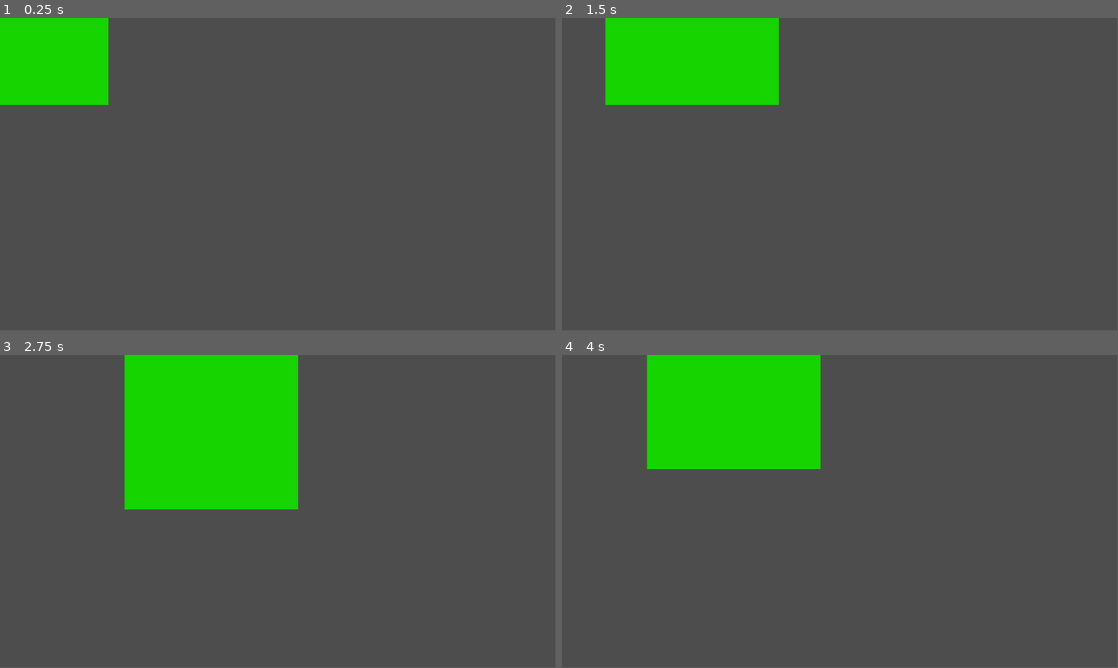
Above: before the commit, frames 1-4 (two rows, left to right).
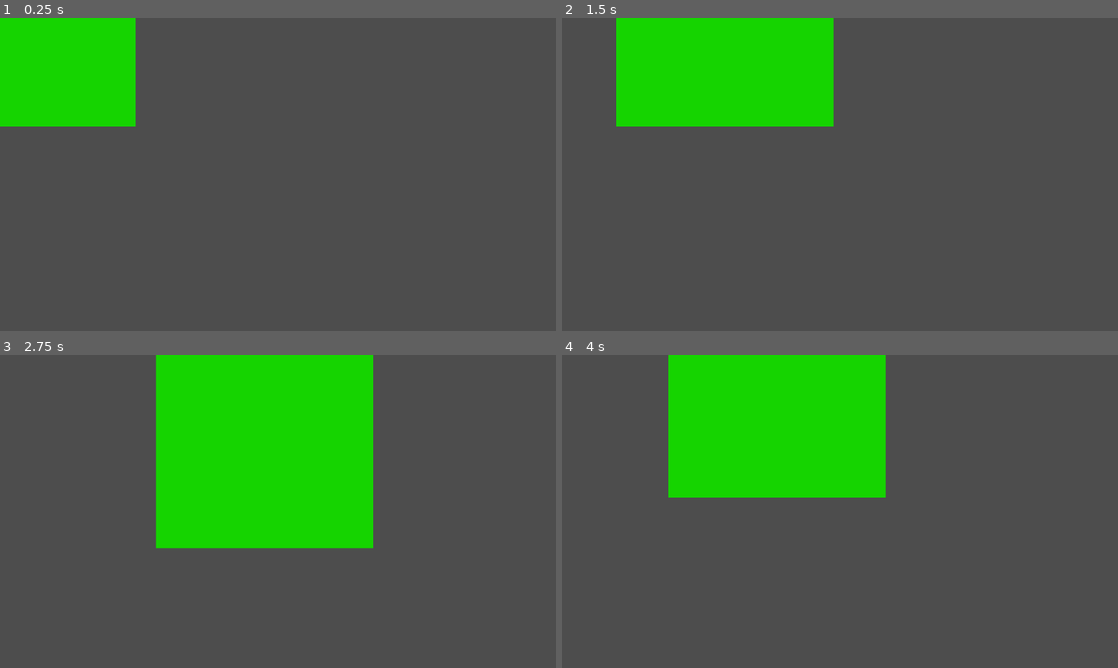
Above: after the commit, the same moments.

Repository: Mapachana/GlobalGameJam2024
Game: Godot game, scene res://escenas/personajes.tscn
Two runs of this game, one before a commit and one after it. Both use one fixed random seed, a clock stepped at 60 frames per second and the inputs below.
Inputs (mouse positions are in pixels of both pictures, inside the frame that each line leads up to):
- Up to frame 1 (0.25 s): no input
- Up to frame 2 (1.5 s): move the mouse to (962, 158) at 0.52 s; press the mouse at (962, 158) at 0.53 s; move the mouse to (728, 190) at 1.27 s; release the mouse at (728, 190) at 1.28 s; click (728, 190) at 1.35 s
- Up to frame 3 (2.75 s): move the mouse to (333, 442) at 2.02 s; press the mouse at (333, 442) at 2.03 s
- Up to frame 4 (4 s): move the mouse to (812, 574) at 2.77 s; release the mouse at (812, 574) at 2.78 s; click (812, 574) at 2.85 s; move the mouse to (1006, 558) at 3.52 s; press the mouse at (1006, 558) at 3.53 s
In our replay, the window is 799x449 before the commit and 800x450 after it. These sizes can differ from the game's own. Grey fills any space a smaller window leaves; there, only what the larger window draws over its background counts as a difference.

The runs differ from the first frame. In frame 1, 3.0% of the frame differs, in the area x 0-25%, y 0-35%; in frame 2, 6.0%; in frame 3, 14%, in the area x 22-68%, y 0-62%; in frame 4, 9.3%.

Commit message:
Cambio de resolución

Diff:
--- /dev/null
+++ b/escenas/ruta.gd
@@ -0,0 +1,34 @@
+extends Node2D
+
+
+var ruta=[]
+
+enum {sin_iniciar,iniciado,final}
+
+var estado=sin_iniciar
+
+# Called when the node enters the scene tree for the first time.
+func _ready():
+	pass # Replace with function body.
+
+
+# Called every frame. 'delta' is the elapsed time since the previous frame.
+func _process(delta):
+	if Input.is_action_just_pressed("pinchar"):
+		comenzar_ruta()
+	elif Input.is_action_pressed("pinchar"):
+		seguir_ruta()
+	elif Input.is_action_just_released("pinchar"):
+		parar_ruta()
+
+func comenzar_ruta():
+	ruta=[get_viewport().get_mouse_position()]
+
+func seguir_ruta():
+	pass
+
+func parar_ruta():
+	pass
+
+func _on_input_event(viewport, event, shape_idx):
+	pass
--- a/escenas/ruta.tscn
+++ b/escenas/ruta.tscn
@@ -1,3 +1,15 @@
-[gd_scene format=3 uid="uid://qrke8xc8tsec"]
+[gd_scene load_steps=3 format=3 uid="uid://qrke8xc8tsec"]
 
-[node name="Ruta" type="Node2D"]
+[ext_resource type="Script" path="res://escenas/ruta.gd" id="1_bpjdd"]
+
+[sub_resource type="RectangleShape2D" id="RectangleShape2D_8d10g"]
+size = Vector2(1917, 1089)
+
+[node name="Ruta" type="Area2D"]
+script = ExtResource("1_bpjdd")
+
+[node name="CollisionShape2D" type="CollisionShape2D" parent="."]
+position = Vector2(959.5, 534.5)
+shape = SubResource("RectangleShape2D_8d10g")
+
+[connection signal="input_event" from="." to="." method="_on_input_event"]
--- a/project.godot
+++ b/project.godot
@@ -21,5 +21,13 @@
 
 [display]
 
-window/size/viewport_width=1920
-window/size/viewport_height=1080
+window/size/viewport_width=1536
+window/size/viewport_height=864
+
+[input]
+
+pinchar={
+"deadzone": 0.5,
+"events": [Object(InputEventMouseButton,"resource_local_to_scene":false,"resource_name":"","device":-1,"window_id":0,"alt_pressed":false,"shift_pressed":false,"ctrl_pressed":false,"meta_pressed":false,"button_mask":0,"position":Vector2(0, 0),"global_position":Vector2(0, 0),"factor":1.0,"button_index":1,"canceled":false,"pressed":false,"double_click":false,"script":null)
+]
+}
